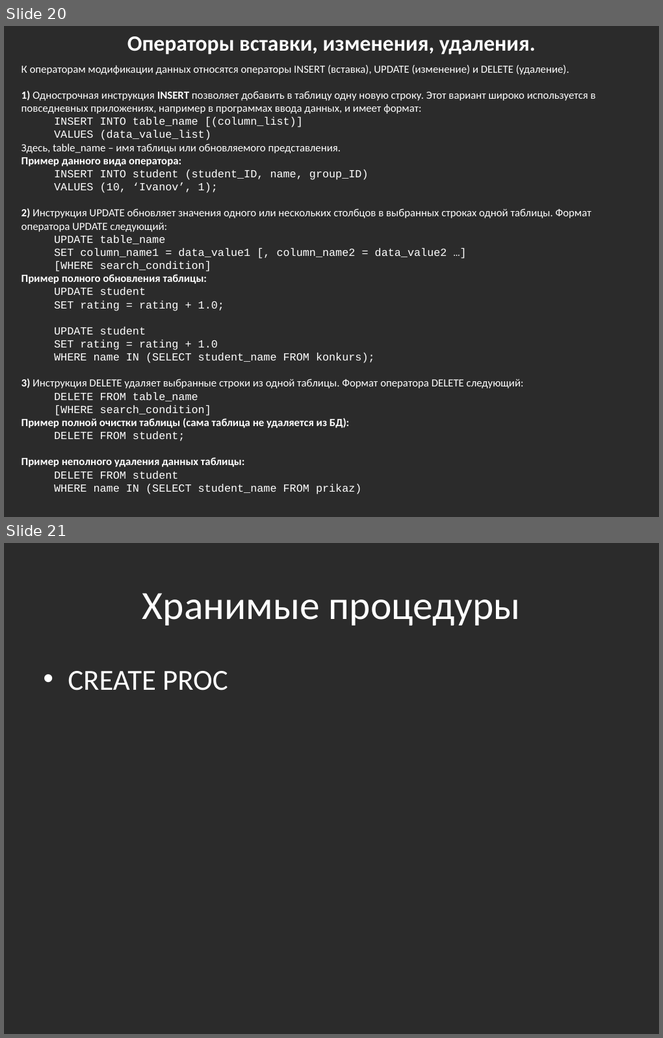
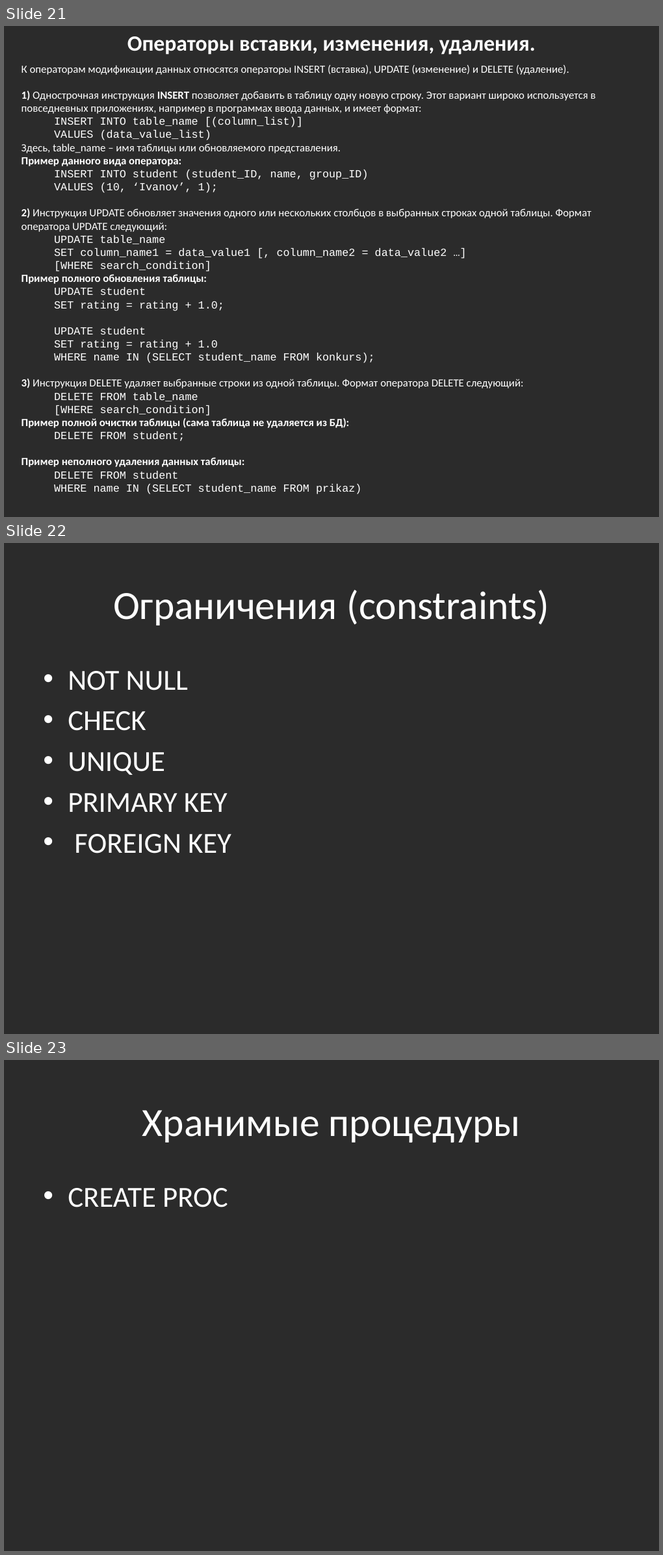
Before and after one commit to bazile/Training, a slide deck: Presentation/lesson-09.pptx. Shown one above the other, each under a label of ours: slides 20 and 21 before the commit, slides 21, 22 and 23 after it. The pictures are 663x1038 and 663x1555 pixels, drawn with LibreOffice and Linux fonts; fonts in the diff are those of the drawing; background and template pictures are left out; a plain dark background stands for a picture behind light text. Boxes give left, top, right and bottom in pixels: in the first picture for what was removed or moved away, otherwise in the second. Text is boxed around its words. In the diff, an @@ line names an element or a change of style, - is before the commit and + after.

```diff
--- a/Presentation/lesson-09.pptx
+++ b/Presentation/lesson-09.pptx
@@ slide 22 added at box(4, 543, 659, 1034), background picture (left out) @@
@@ title added at box(113, 590, 549, 626), 44 pt, text #FFFFFF @@
+Ограничения (constraints)
@@ text added at box(68, 671, 232, 854), 32 pt, text #FFFFFF @@
+• NOT NULL
+• CHECK
+• UNIQUE
+• PRIMARY KEY
+• FOREIGN KEY
@@ what was slide 20 is now slide 21 @@
@@ what was slide 21 is now slide 23 @@
```
Also in this commit, not shown: 1 slide changed, 1 other slide added.
